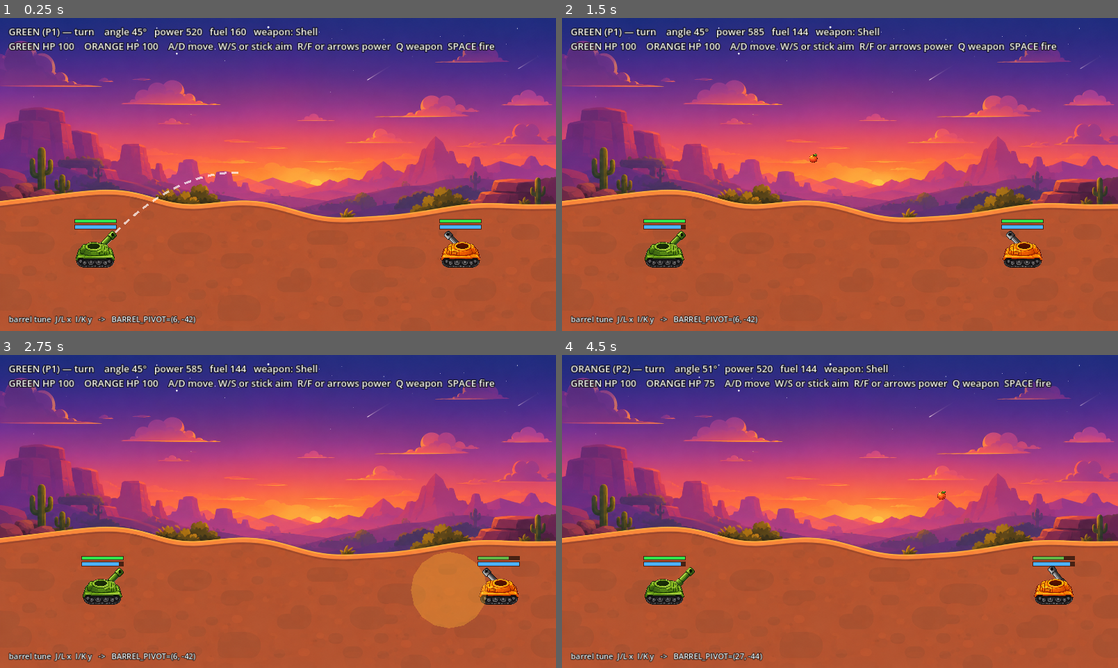
Above: before the commit, frames 1-4 (two rows, left to right).
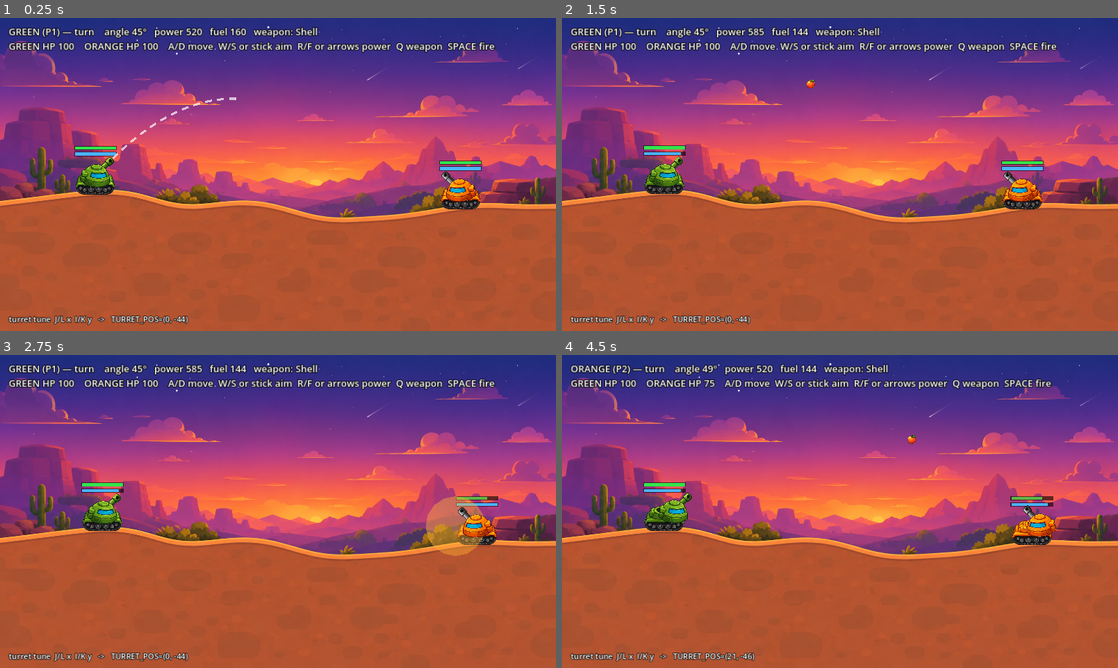
Above: after the commit, the same moments.

Repository: DriveThruG/Peach-Party
Game: Godot game, scene res://artillery/Artillery.tscn
The game is run twice, just before and just after one commit, with the same random seed, the same clock (stepped at 60 frames per second) and the same inputs. This scene is started directly instead of the project's main scene.
Inputs:
- Up to frame 1 (0.25 s): no input
- Up to frame 2 (1.5 s): tap Enter at 0.5 s; hold D 0.53-1.28 s; hold R 0.53-1.28 s; tap Space at 0.77 s; hold S from 1.28 s (still down); tap F at 1.35 s
- Up to frame 3 (2.75 s): tap Space at 1.52 s; release S at 2.03 s; hold D from 2.03 s (still down); tap Q at 2.1 s
- Up to frame 4 (4.5 s): release D at 2.78 s; hold W 2.78-3.53 s; tap J at 2.85 s; tap Space at 3.02, 3.77 s; hold L 3.53-4.28 s; hold A from 3.53 s (still down); tap I at 4.35 s

The runs differ from the first frame. In frame 1, 3.8% of the frame differs, in the area x 1-87%, y 25-98%; in frame 2, 3.7%; in frame 3, 7.1%, in the area x 1-94%, y 40-98%; in frame 4, 3.9%.

Commit message:
Artillery: terrain heightmap from background (tanks+projectile follow the wavy sand); restore turret/cockpit (hull+barrel+turret z-stack); turret-pos tuner

Diff:
--- a/godot/artillery/artillery.gd
+++ b/godot/artillery/artillery.gd
@@ -5,7 +5,15 @@
 # Controls (active player only):  A/D move (costs fuel)   W/S aim   R/F power   Q weapon   SPACE fire
 
 const VIEW := Vector2(1280, 720)
-const GROUND_Y := 575.0          # on the background's sand; tune to match the art
+# Ground surface sampled from Background.png (the wavy sand), evenly spaced 0..1280. terrain_y() lerps it.
+const TERRAIN := [
+	Vector2(0, 432), Vector2(40, 427), Vector2(80, 422), Vector2(120, 417), Vector2(160, 412), Vector2(200, 408),
+	Vector2(240, 406), Vector2(280, 407), Vector2(320, 415), Vector2(360, 425), Vector2(400, 435), Vector2(440, 439),
+	Vector2(480, 437), Vector2(520, 433), Vector2(560, 431), Vector2(600, 433), Vector2(640, 441), Vector2(680, 452),
+	Vector2(720, 462), Vector2(760, 468), Vector2(800, 469), Vector2(840, 468), Vector2(880, 465), Vector2(920, 461),
+	Vector2(960, 456), Vector2(1000, 450), Vector2(1040, 443), Vector2(1080, 438), Vector2(1120, 437), Vector2(1160, 438),
+	Vector2(1200, 439), Vector2(1240, 439), Vector2(1280, 438)
+]
 const GRAVITY := 480.0
 const MOVE_SPEED := 70.0
 const AIM_RATE := 42.0
@@ -32,7 +40,7 @@
 var info: Label
 var tune_label: Label
 var guide: DashedLine
-var tune_pivot := Tank.BARREL_PIVOT
+var tune_pivot := Tank.TURRET_POS
 
 func _ready() -> void:
 	var bg := Sprite2D.new()
@@ -75,9 +83,18 @@
 func _spawn_tank(x: float, variant: int, facing: int) -> void:
 	var t := Tank.new()
 	add_child(t)
-	t.position = Vector2(x, GROUND_Y)
+	t.position = Vector2(x, terrain_y(x))
 	t.setup(variant, facing)
 	tanks.append(t)
+
+# Ground height at world x (lerp the sampled TERRAIN curve).
+func terrain_y(x: float) -> float:
+	var step := VIEW.x / float(TERRAIN.size() - 1)
+	var fx := clampf(x, 0.0, VIEW.x) / step
+	var i := int(fx)
+	if i >= TERRAIN.size() - 1:
+		return TERRAIN[TERRAIN.size() - 1].y
+	return lerpf(TERRAIN[i].y, TERRAIN[i + 1].y, fx - float(i))
 
 func _process(delta: float) -> void:
 	guide.visible = (state == "aim")
@@ -106,6 +123,7 @@
 	if mv != 0.0 and t.fuel > 0.0:
 		var dx := mv * MOVE_SPEED * delta
 		t.position.x = clampf(t.position.x + dx, 70.0, VIEW.x - 70.0)
+		t.position.y = terrain_y(t.position.x)      # follow the wavy ground
 		t.spend_fuel(absf(dx))
 
 	# Aim: keys (W/S) OR the left analog stick (push it where you want to aim).
@@ -157,8 +175,8 @@
 			_explode(p)
 			return
 	# Hit the ground or leave the field?
-	if p.y >= GROUND_Y or p.x < -40.0 or p.x > VIEW.x + 40.0 or p.y > VIEW.y + 40.0:
-		_explode(Vector2(p.x, minf(p.y, GROUND_Y)))
+	if p.y >= terrain_y(p.x) or p.x < -40.0 or p.x > VIEW.x + 40.0 or p.y > VIEW.y + 40.0:
+		_explode(Vector2(p.x, minf(p.y, terrain_y(p.x))))
 		return
 
 func _explode(pos: Vector2) -> void:
@@ -174,6 +192,7 @@
 			if dir.length() < 1.0:
 				dir = Vector2(0, -1)
 			t.position.x = clampf(t.position.x + dir.normalized().x * KNOCKBACK[w] * k, 70.0, VIEW.x - 70.0)
+			t.position.y = terrain_y(t.position.x)
 	_explosion_fx(pos, radius)
 
 	if proj != null:
@@ -230,8 +249,8 @@
 		pts.append(pos)
 		vel.y += GRAVITY * dt
 		pos += vel * dt
-		if pos.y >= GROUND_Y:
-			pts.append(Vector2(pos.x, GROUND_Y))
+		if pos.y >= terrain_y(pos.x):
+			pts.append(Vector2(pos.x, terrain_y(pos.x)))
 			break
 	guide.set_points(pts)
 
@@ -253,8 +272,8 @@
 		changed = true
 	if changed:
 		for t in tanks:
-			t.set_barrel_pivot(tune_pivot)
-	tune_label.text = "barrel tune  J/L x  I/K y   ->   BARREL_PIVOT=(%d, %d)" % [roundi(tune_pivot.x), roundi(tune_pivot.y)]
+			t.set_turret_pos(tune_pivot)
+	tune_label.text = "turret tune  J/L x  I/K y   ->   TURRET_POS=(%d, %d)" % [roundi(tune_pivot.x), roundi(tune_pivot.y)]
 
 func _update_info() -> void:
 	var t: Tank = tanks[active]
--- a/godot/artillery/tank.gd
+++ b/godot/artillery/tank.gd
@@ -14,8 +14,8 @@
 const BARREL_REGION := [Rect2(556, 156, 156, 48), Rect2(556, 364, 160, 48)]
 const PEACH_REGION := Rect2(768, 212, 132, 136)
 
-# Placement in world px (post-scale) — tune if the barrel sits wrong on the turret.
-const BARREL_PIVOT := Vector2(6, -42)
+# Turret mount point in world px (post-scale) — where the turret dome + barrel sit in the hull hole.
+const TURRET_POS := Vector2(0, -44)
 const BAR_W := 98.0
 
 var hp := MAX_HP
@@ -29,6 +29,7 @@
 var barrel_len := 56.0
 
 var barrel: Node2D
+var turret_sprite: Sprite2D
 var hp_fill: Polygon2D
 var fuel_fill: Polygon2D
 
@@ -36,25 +37,34 @@
 	facing = in_facing
 	team_color = Color(0.45, 0.8, 0.3) if variant == 0 else Color(1.0, 0.55, 0.2)
 
-	# Hull sprite already includes the turret, so we only add the rotating barrel on top.
+	# Hull (with the turret hole), z=0.
 	var hr: Rect2 = HULL_REGION[variant]
-	var hull := _sprite(hr, Vector2(0, -hr.size.y * TANK_SCALE * 0.5), self)  # bottom at the feet
+	var hull := _sprite(hr, Vector2(0, -hr.size.y * TANK_SCALE * 0.5), self)
+	hull.z_index = 0
 	if facing == -1:
 		hull.flip_h = true
 
+	# Barrel (z=1) mounts at the turret; the turret dome (z=2) sits in the hole and covers the barrel base.
 	barrel = Node2D.new()
-	barrel.position = BARREL_PIVOT
+	barrel.position = TURRET_POS
+	barrel.z_index = 1
 	add_child(barrel)
 	var br: Rect2 = BARREL_REGION[variant]
 	barrel_len = br.size.x * TANK_SCALE
-	var bsprite := _sprite(br, Vector2(barrel_len * 0.5, 0), barrel)   # barrel's mount end sits at the pivot
-	bsprite.z_index = -1                                               # tuck the barrel slightly behind the turret
+	_sprite(br, Vector2(barrel_len * 0.5, 0), barrel)
+
+	turret_sprite = _sprite(TURRET_REGION[variant], TURRET_POS, self)
+	turret_sprite.z_index = 2
+	if facing == -1:
+		turret_sprite.flip_h = true
 
 	hp_fill = _make_bar(-108.0, Color(0.2, 0.9, 0.3))
 	fuel_fill = _make_bar(-94.0, Color(0.3, 0.7, 1.0))
 	_refresh()
 
-func set_barrel_pivot(p: Vector2) -> void:
+func set_turret_pos(p: Vector2) -> void:
+	if turret_sprite != null:
+		turret_sprite.position = p
 	if barrel != null:
 		barrel.position = p
 
